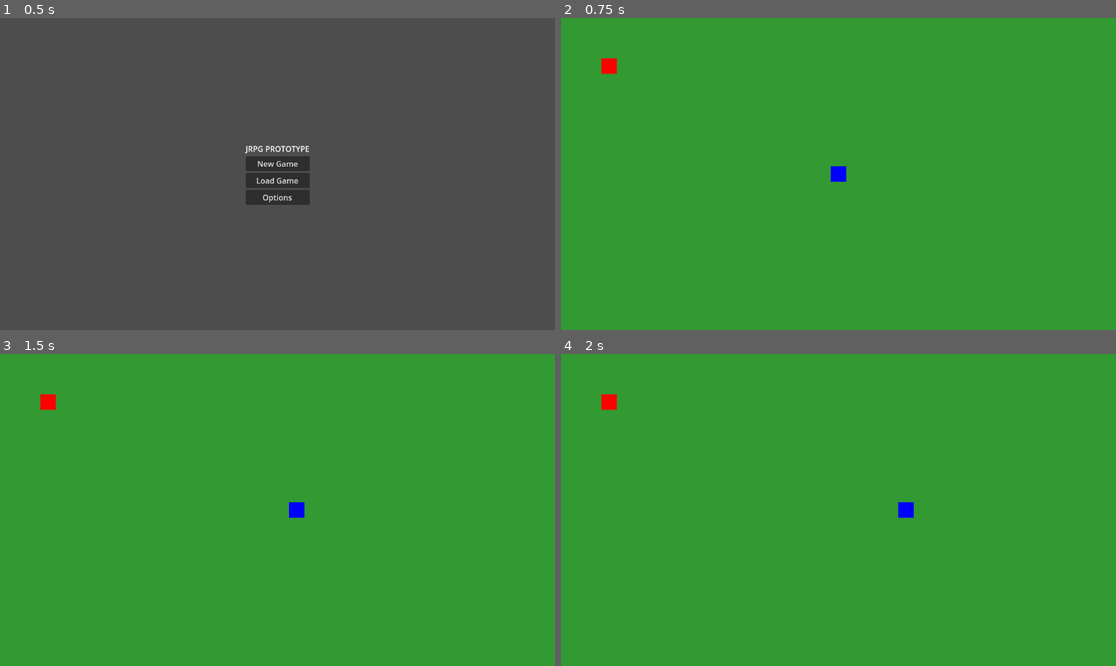
Above: before the commit, frames 1-4 (two rows, left to right).
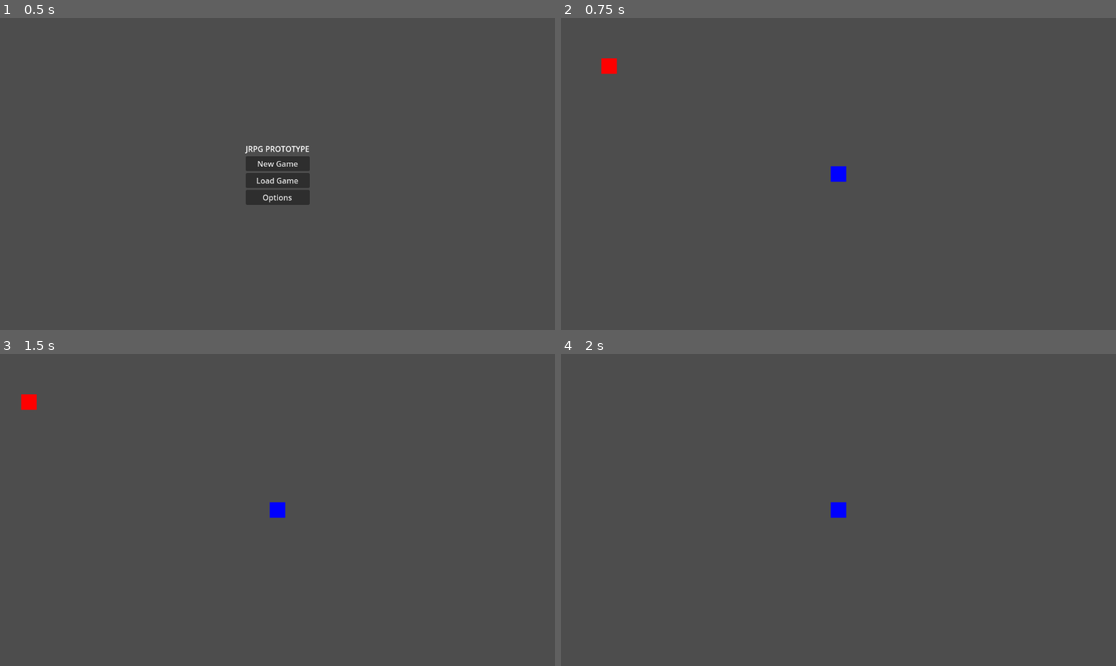
Above: after the commit, the same moments.

Repository: BautistaBravo/Podridapp
Game: Godot game, scene res://scenes/Main.tscn
Same seed, same stepped clock (60 frames per second), same inputs: the game is played once before the commit and once after it.
Inputs:
- Up to frame 1 (0.5 s): no input
- Up to frame 2 (0.75 s): click "New Game" at 0.5 s
- Up to frame 3 (1.5 s): tap Enter (ui_accept) at 1.25 s; hold Right (ui_right) from 1.28 s (still down)
- Up to frame 4 (2 s): keep holding Right (ui_right); tap Enter (ui_accept) at 1.52 s

Frame 1 is identical in both runs. In frame 2, 100% of the frame differs, in the area x 0-100%, y 0-100%; in frame 3, 100%; in frame 4, 100%.

Commit message:
Refactor OverworldPlayer to CharacterBody2D and add TileMap support
- Updated `OverworldPlayer.gd` to extend `CharacterBody2D` and use `_physics_process` with `move_and_slide`.
- Updated `scenes/Overworld.tscn` to use a `TileMapLayer` and a `CharacterBody2D` player with a collision shape and Camera2D.
- Added `resources/OverworldTileSet.tres` as a basic TileSet resource with physics layers enabled.
- Ensures the player can collide with the environment and the camera follows the player.

Diff:
--- /dev/null
+++ b/resources/OverworldTileSet.tres
@@ -0,0 +1,4 @@
+[gd_resource type="TileSet" format=3 uid="uid://overworldtileset"]
+
+[resource]
+physics_layer_0/collision_layer = 1
--- a/scenes/Overworld.tscn
+++ b/scenes/Overworld.tscn
@@ -1,14 +1,23 @@
-[gd_scene load_steps=2 format=3 uid="uid://overworldscene"]
+[gd_scene load_steps=5 format=3 uid="uid://overworldscene"]
 
 [ext_resource type="Script" path="res://scripts/overworld/OverworldPlayer.gd" id="1_player"]
+[ext_resource type="TileSet" uid="uid://overworldtileset" path="res://resources/OverworldTileSet.tres" id="2_tileset"]
+
+[sub_resource type="CapsuleShape2D" id="CapsuleShape2D_player"]
+radius = 8.0
+height = 16.0
 
 [node name="Overworld" type="Node2D"]
 
-[node name="Background" type="ColorRect" parent="."]
-offset_right = 1152.0
-offset_bottom = 648.0
-color = Color(0.2, 0.6, 0.2, 1)
+[node name="Ground" type="TileMapLayer" parent="."]
+tile_set = ExtResource("2_tileset")
 
-[node name="Player" type="Node2D" parent="."]
+[node name="Player" type="CharacterBody2D" parent="."]
 position = Vector2(576, 324)
 script = ExtResource("1_player")
+
+[node name="CollisionShape2D" type="CollisionShape2D" parent="Player"]
+position = Vector2(0, 10)
+shape = SubResource("CapsuleShape2D_player")
+
+[node name="Camera2D" type="Camera2D" parent="Player"]
--- a/scripts/overworld/OverworldPlayer.gd
+++ b/scripts/overworld/OverworldPlayer.gd
@@ -1,5 +1,5 @@
 class_name OverworldPlayer
-extends Node2D
+extends CharacterBody2D
 
 @export var move_speed: float = 200.0
 
@@ -7,11 +7,11 @@
 var manager = null
 
 func _ready():
-	# Create a visual representation
+	# Visual representation (Placeholder for Sprite)
 	var visual = ColorRect.new()
 	visual.color = Color(0, 0, 1) # Blue
 	visual.size = Vector2(32, 32)
-	visual.position = Vector2(-16, -16) # Center it
+	visual.position = Vector2(-16, -16) # Center it relative to the pivot
 	add_child(visual)
 
 	# Start inactive by default, enabled by GameManager
@@ -19,10 +19,10 @@
 
 func set_active(state: bool):
 	is_active = state
-	set_process(is_active)
+	set_physics_process(is_active)
 	set_process_unhandled_input(is_active)
 
-func _process(delta):
+func _physics_process(delta):
 	var direction = Vector2.ZERO
 	if Input.is_action_pressed("ui_up"):
 		direction.y -= 1
@@ -35,7 +35,11 @@
 
 	if direction.length() > 0:
 		direction = direction.normalized()
-		position += direction * move_speed * delta
+		velocity = direction * move_speed
+	else:
+		velocity = Vector2.ZERO
+
+	move_and_slide()
 
 func _unhandled_input(event):
 	if event.is_action_pressed("ui_accept"): # Space / Enter
